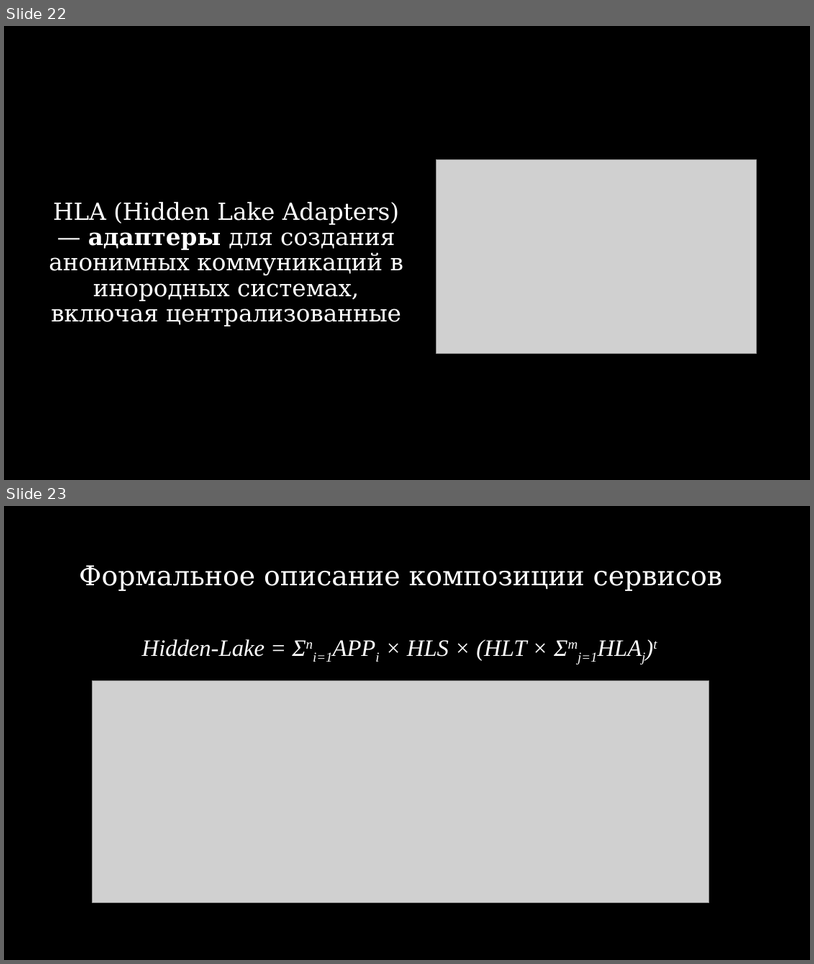
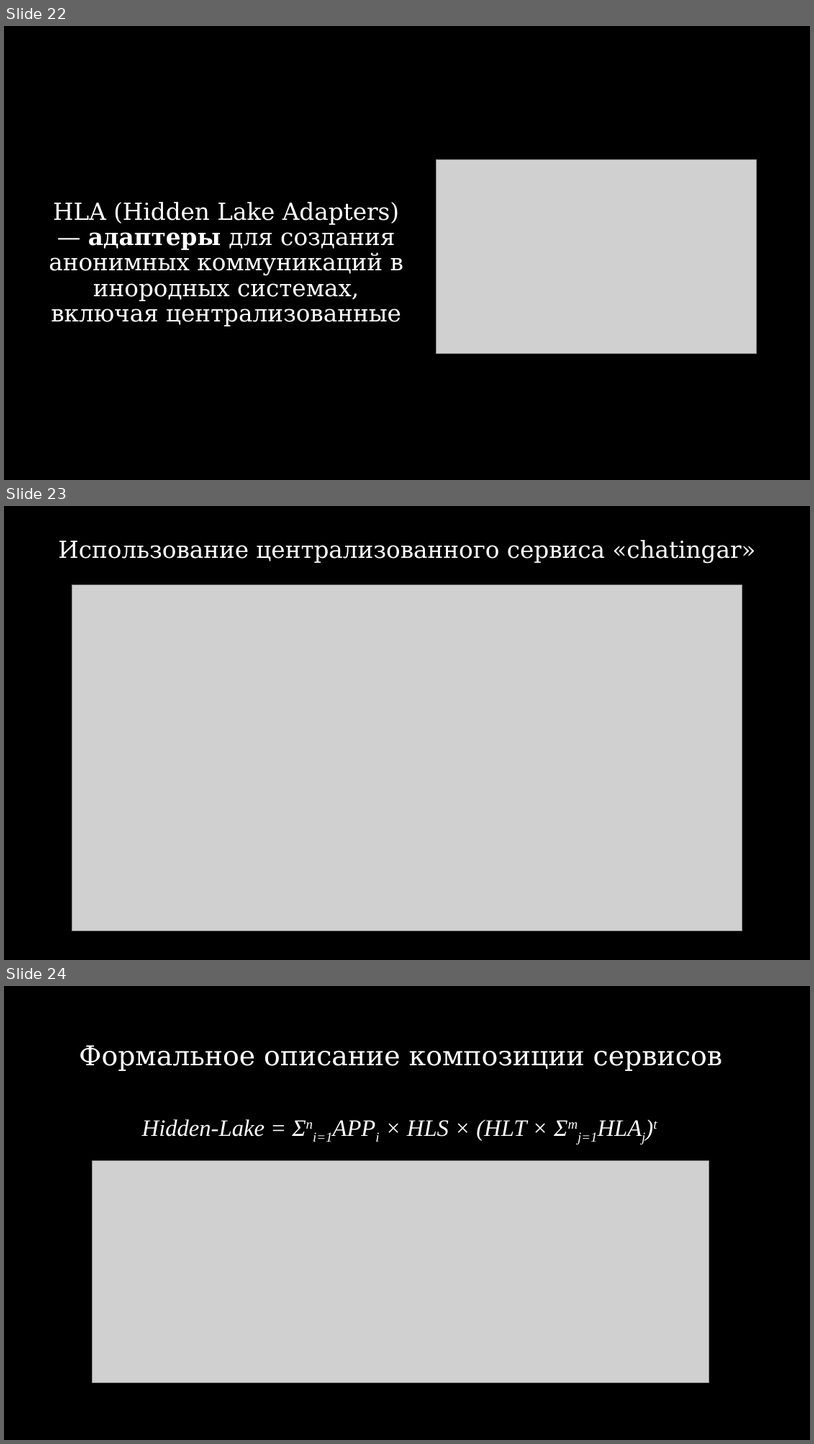
Before and after one commit to number571/go-peer, a slide deck: docs/hidden_lake_anonymous_network_view.pptx. Shown one above the other, each under a label of ours: slides 22 and 23 before the commit, slides 22, 23 and 24 after it. The pictures are 814x964 and 814x1444 pixels, drawn with LibreOffice and Linux fonts; fonts in the diff are those of the drawing; grey boxes stand for pictures. Boxes give left, top, right and bottom in pixels: in the first picture for what was removed or moved away, otherwise in the second. Text is boxed around its words. In the diff, an @@ line names an element or a change of style, - is before the commit and + after.

```diff
--- a/docs/hidden_lake_anonymous_network_view.pptx
+++ b/docs/hidden_lake_anonymous_network_view.pptx
@@ slide 23 added at <box>4,506,810,960</box>, background #000000 @@
@@ text added at <box>58,540,756,563</box>, 28 pt, text #FFFFFF @@
+Использование централизованного сервиса «chatingar»
@@ picture added at <box>72,584,743,930</box> @@
@@ what was slide 23 is now slide 24 @@
```
Also in this commit, not shown: 1 slide changed, 3 other files.
